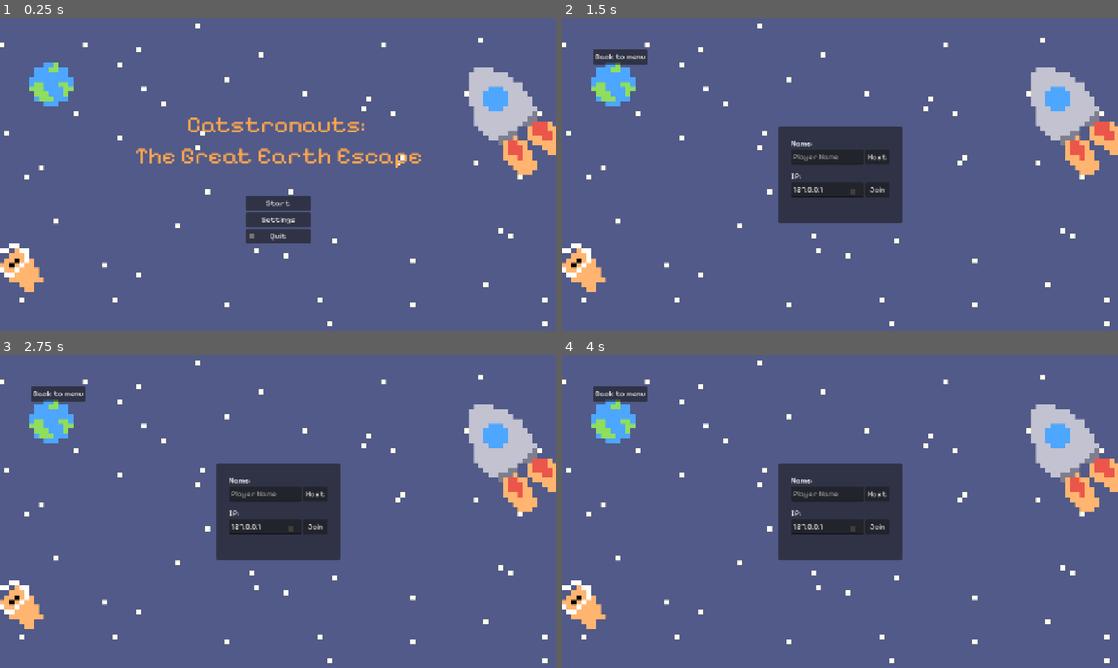
Above: before the commit, frames 1-4 (two rows, left to right).
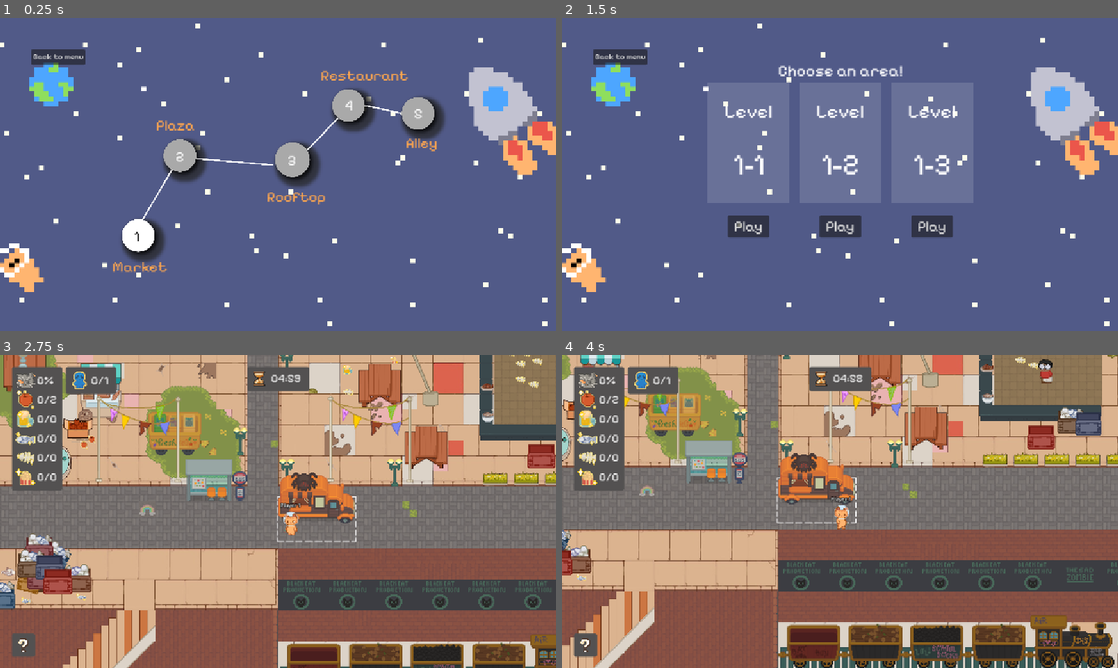
Above: after the commit, the same moments.

Repository: Lambozhuang/project-cats
Game: Godot game, scene res://ui/lobby.tscn
Two runs of this game, one before a commit and one after it. Both use one fixed random seed, a clock stepped at 60 frames per second and the inputs below.
Inputs (mouse positions are in pixels of both pictures, inside the frame that each line leads up to):
- Up to frame 1 (0.25 s): no input
- Up to frame 2 (1.5 s): click (701, 237) at 0.5 s, where only the run after the commit has a clickable "1"; click (840, 202) at 1.25 s, where only the run before the commit has a clickable "Start"
- Up to frame 3 (2.75 s): click (189, 561) at 2 s, where only the run after the commit has a clickable "Play"
- Up to frame 4 (4 s): hold Right (move_right) 2.78-3.53 s; tap J (carry) at 2.85 s; hold Down (move_down) from 3.53 s (still down); tap K (interact) at 3.6 s

The runs differ from the first frame. In frame 1, 8.8% of the frame differs, in the area x 5-81%, y 10-82%; in frame 2, 9.4%; in frame 3, 100%; in frame 4, 100%, in the area x 0-100%, y 0-100%.

Commit message:
add maps to lobby

Diff:
--- a/npc/npc.tscn
+++ b/npc/npc.tscn
@@ -43,7 +43,6 @@
 
 [node name="NavigationAgent2D" type="NavigationAgent2D" parent="."]
 navigation_layers = 255
-debug_enabled = true
 
 [node name="MultiplayerSynchronizer" type="MultiplayerSynchronizer" parent="."]
 replication_config = SubResource("SceneReplicationConfig_nhy3c")
--- a/ui/lobby.tscn
+++ b/ui/lobby.tscn
@@ -8,6 +8,7 @@
 [ext_resource type="Texture2D" uid="uid://bawrmwi0geslj" path="res://player/cats/Tuna/Idle/Tuna idle 1.png" id="6_8spp5"]
 [ext_resource type="Texture2D" uid="uid://civqtb32rwqkv" path="res://player/cats/Kiki/Idle/Kiki idle1.png" id="7_luvcb"]
 [ext_resource type="Texture2D" uid="uid://dgkj0c5fl8nu3" path="res://player/cats/Rupert/Idle/Rupert1.png" id="8_1bu3t"]
+[ext_resource type="Texture2D" uid="uid://b4tsxp4a0ab0i" path="res://ui/maps.png" id="9_luvcb"]
 
 [sub_resource type="LabelSettings" id="LabelSettings_nmq56"]
 font = ExtResource("3_4sfkc")
@@ -25,6 +26,10 @@
 font_size = 13
 
 [sub_resource type="LabelSettings" id="LabelSettings_1bu3t"]
+
+[sub_resource type="LabelSettings" id="LabelSettings_oyvhv"]
+font_size = 30
+font_color = Color(1, 0.65098, 0.301961, 1)
 
 [sub_resource type="LabelSettings" id="LabelSettings_8spp5"]
 font_size = 40
@@ -56,6 +61,7 @@
 stretch_mode = 6
 
 [node name="Start" type="Control" parent="."]
+visible = false
 layout_mode = 1
 anchors_preset = 15
 anchor_right = 1.0
@@ -675,7 +681,6 @@
 text = "Ready!"
 
 [node name="Maps" type="Control" parent="."]
-visible = false
 layout_mode = 1
 anchors_preset = 15
 anchor_right = 1.0
@@ -683,45 +688,147 @@
 grow_horizontal = 2
 grow_vertical = 2
 
+[node name="TextureRect2" type="TextureRect" parent="Maps"]
+layout_mode = 1
+anchors_preset = 8
+anchor_left = 0.5
+anchor_top = 0.5
+anchor_right = 0.5
+anchor_bottom = 0.5
+offset_left = -512.0
+offset_top = -292.0
+offset_right = 512.0
+offset_bottom = 292.0
+grow_horizontal = 2
+grow_vertical = 2
+texture = ExtResource("9_luvcb")
+expand_mode = 1
+stretch_mode = 4
+
 [node name="1" type="Button" parent="Maps"]
 layout_mode = 0
-offset_left = 384.0
-offset_top = 304.0
-offset_right = 435.0
-offset_bottom = 332.0
-text = "Map 1"
+offset_left = 262.0
+offset_top = 429.0
+offset_right = 306.0
+offset_bottom = 471.0
+theme_override_colors/font_disabled_color = Color(0, 0, 0, 1)
+theme_override_colors/font_hover_pressed_color = Color(0, 0, 0, 1)
+theme_override_colors/font_hover_color = Color(0, 0, 0, 1)
+theme_override_colors/icon_disabled_color = Color(0, 0, 0, 1)
+theme_override_colors/icon_hover_pressed_color = Color(0, 0, 0, 1)
+theme_override_colors/icon_hover_color = Color(0, 0, 0, 1)
+theme_override_colors/icon_pressed_color = Color(0, 0, 0, 1)
+theme_override_colors/icon_focus_color = Color(0, 0, 0, 1)
+theme_override_colors/icon_normal_color = Color(0, 0, 0, 1)
+theme_override_colors/font_outline_color = Color(0, 0, 0, 1)
+theme_override_colors/font_color = Color(0, 0, 0, 1)
+theme_override_colors/font_focus_color = Color(0, 0, 0, 1)
+theme_override_colors/font_pressed_color = Color(0, 0, 0, 1)
+theme_override_font_sizes/font_size = 30
+text = "1"
+flat = true
 
 [node name="2" type="Button" parent="Maps"]
 layout_mode = 0
-offset_left = 474.0
-offset_top = 304.0
-offset_right = 528.0
-offset_bottom = 332.0
-text = "Map 2"
+offset_left = 352.0
+offset_top = 264.0
+offset_right = 392.0
+offset_bottom = 303.0
+theme_override_colors/font_disabled_color = Color(1, 1, 1, 1)
+theme_override_colors/font_color = Color(1, 1, 1, 1)
+theme_override_font_sizes/font_size = 30
+disabled = true
+text = "2"
+flat = true
 
 [node name="3" type="Button" parent="Maps"]
 layout_mode = 0
-offset_left = 560.0
-offset_top = 304.0
-offset_right = 614.0
-offset_bottom = 332.0
-text = "Map 3"
+offset_left = 584.0
+offset_top = 272.0
+offset_right = 624.0
+offset_bottom = 317.0
+theme_override_colors/font_disabled_color = Color(1, 1, 1, 1)
+theme_override_colors/font_color = Color(1, 1, 1, 1)
+theme_override_font_sizes/font_size = 30
+disabled = true
+text = "3"
+flat = true
 
 [node name="4" type="Button" parent="Maps"]
 layout_mode = 0
-offset_left = 644.0
-offset_top = 304.0
-offset_right = 698.0
-offset_bottom = 332.0
-text = "Map 4"
+offset_left = 702.0
+offset_top = 158.0
+offset_right = 742.0
+offset_bottom = 203.0
+theme_override_colors/font_disabled_color = Color(1, 1, 1, 1)
+theme_override_colors/font_color = Color(1, 1, 1, 1)
+theme_override_font_sizes/font_size = 30
+disabled = true
+text = "4"
+flat = true
 
 [node name="5" type="Button" parent="Maps"]
 layout_mode = 0
-offset_left = 729.0
-offset_top = 304.0
-offset_right = 783.0
-offset_bottom = 332.0
-text = "Map 5"
+offset_left = 846.0
+offset_top = 175.0
+offset_right = 886.0
+offset_bottom = 220.0
+theme_override_colors/font_disabled_color = Color(1, 1, 1, 1)
+theme_override_colors/font_color = Color(1, 1, 1, 1)
+theme_override_font_sizes/font_size = 30
+disabled = true
+text = "5"
+flat = true
+
+[node name="Label" type="Label" parent="Maps"]
+layout_mode = 0
+offset_left = 232.0
+offset_top = 496.0
+offset_right = 346.0
+offset_bottom = 533.0
+text = "Market"
+label_settings = SubResource("LabelSettings_oyvhv")
+horizontal_alignment = 1
+
+[node name="Label2" type="Label" parent="Maps"]
+layout_mode = 0
+offset_left = 306.0
+offset_top = 203.0
+offset_right = 420.0
+offset_bottom = 240.0
+text = "Plaza"
+label_settings = SubResource("LabelSettings_oyvhv")
+horizontal_alignment = 1
+
+[node name="Label3" type="Label" parent="Maps"]
+layout_mode = 0
+offset_left = 552.0
+offset_top = 351.0
+offset_right = 666.0
+offset_bottom = 388.0
+text = "Rooftop"
+label_settings = SubResource("LabelSettings_oyvhv")
+horizontal_alignment = 1
+
+[node name="Label4" type="Label" parent="Maps"]
+layout_mode = 0
+offset_left = 664.0
+offset_top = 100.0
+offset_right = 778.0
+offset_bottom = 137.0
+text = "Restaurant"
+label_settings = SubResource("LabelSettings_oyvhv")
+horizontal_alignment = 1
+
+[node name="Label5" type="Label" parent="Maps"]
+layout_mode = 0
+offset_left = 816.0
+offset_top = 240.0
+offset_right = 930.0
+offset_bottom = 277.0
+text = "Alley"
+label_settings = SubResource("LabelSettings_oyvhv")
+horizontal_alignment = 1
 
 [node name="Levels" type="Control" parent="."]
 visible = false
Not shown: 1 places in ui/lobby.tscn that only renumber resources
Binary file added: ui/maps.png
Not shown, added: ui/maps.png.import
